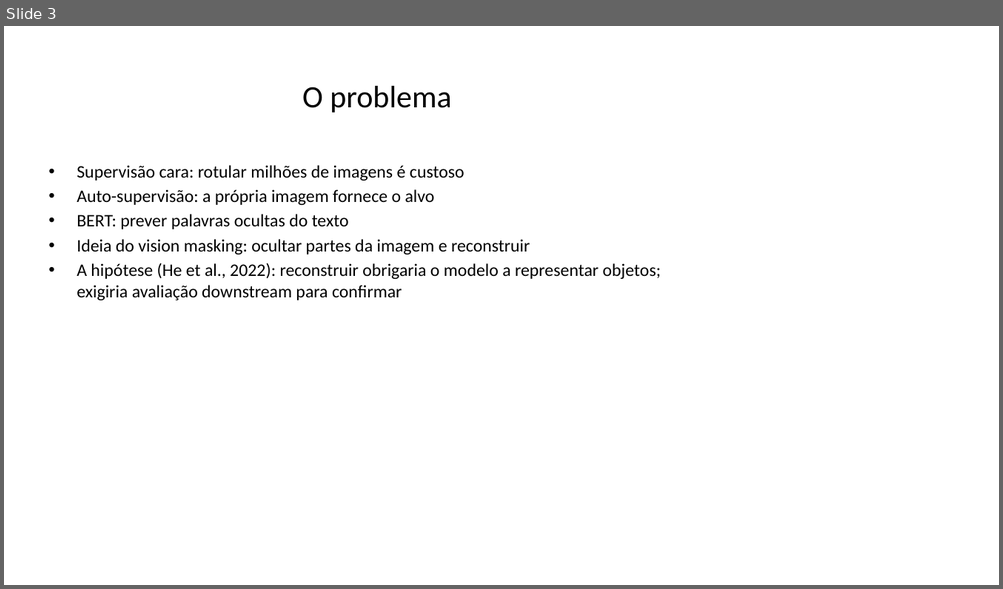
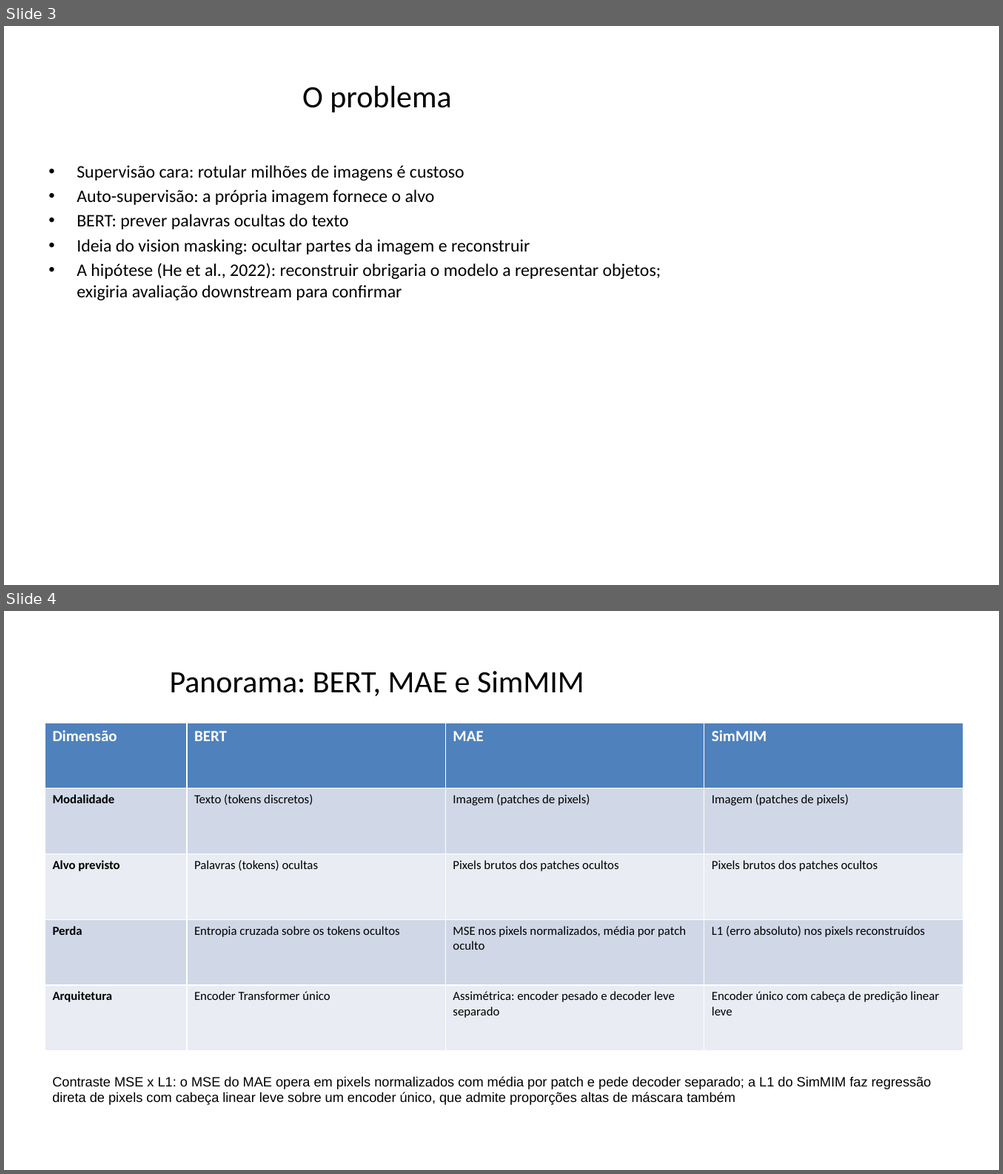
Before and after one commit to frederico-mello/seminario-masked-modeling, a slide deck: slides/seminario_masked_modeling.pptx. Shown one above the other, each under a label of ours: slide 3 before the commit, slides 3 and 4 after it. The pictures are 1003x589 and 1003x1174 pixels, drawn with LibreOffice and Linux fonts; fonts in the diff are those of the drawing. Boxes give left, top, right and bottom in pixels: in the first picture for what was removed or moved away, otherwise in the second. Text is boxed around its words. In the diff, an @@ line names an element or a change of style, - is before the commit and + after.

```diff
--- a/slides/seminario_masked_modeling.pptx
+++ b/slides/seminario_masked_modeling.pptx
@@ slide 4 added at (x1=4, y1=611, x2=999, y2=1170), background #FFFFFF @@
@@ title added at (x1=170, y1=671, x2=584, y2=696), 30 pt, text #000000 @@
+Panorama: BERT, MAE e SimMIM
@@ table added at (x1=45, y1=723, x2=964, y2=1051), 5 rows, 4 columns @@
+Dimensão | BERT | MAE | SimMIM
+Modalidade | Texto (tokens discretos) | Imagem (patches de pixels) | Imagem (patches de pixels)
+Alvo previsto | Palavras (tokens) ocultas | Pixels brutos dos patches ocultos | Pixels brutos dos patches ocultos
+Perda | Entropia cruzada sobre os tokens ocultos | MSE nos pixels normalizados, média por patch oculto | L1 (erro absoluto) nos pixels reconstruídos
+Arquitetura | Encoder Transformer único | Assimétrica: encoder pesado e decoder leve separado | Encoder único com cabeça de predição linear leve
@@ text added at (x1=52, y1=1076, x2=931, y2=1105), 13 pt, text #000000 @@
+Contraste MSE x L1: o MSE do MAE opera em pixels normalizados com média por patch e pede decoder separado; a L1 do SimMIM faz regressão direta de pixels com cabeça linear leve sobre um encoder único, que admite proporções altas de máscara também
```
Also in this commit, not shown: 6 slides changed, 3 other slides added, 4 slides removed, 13 other files.
